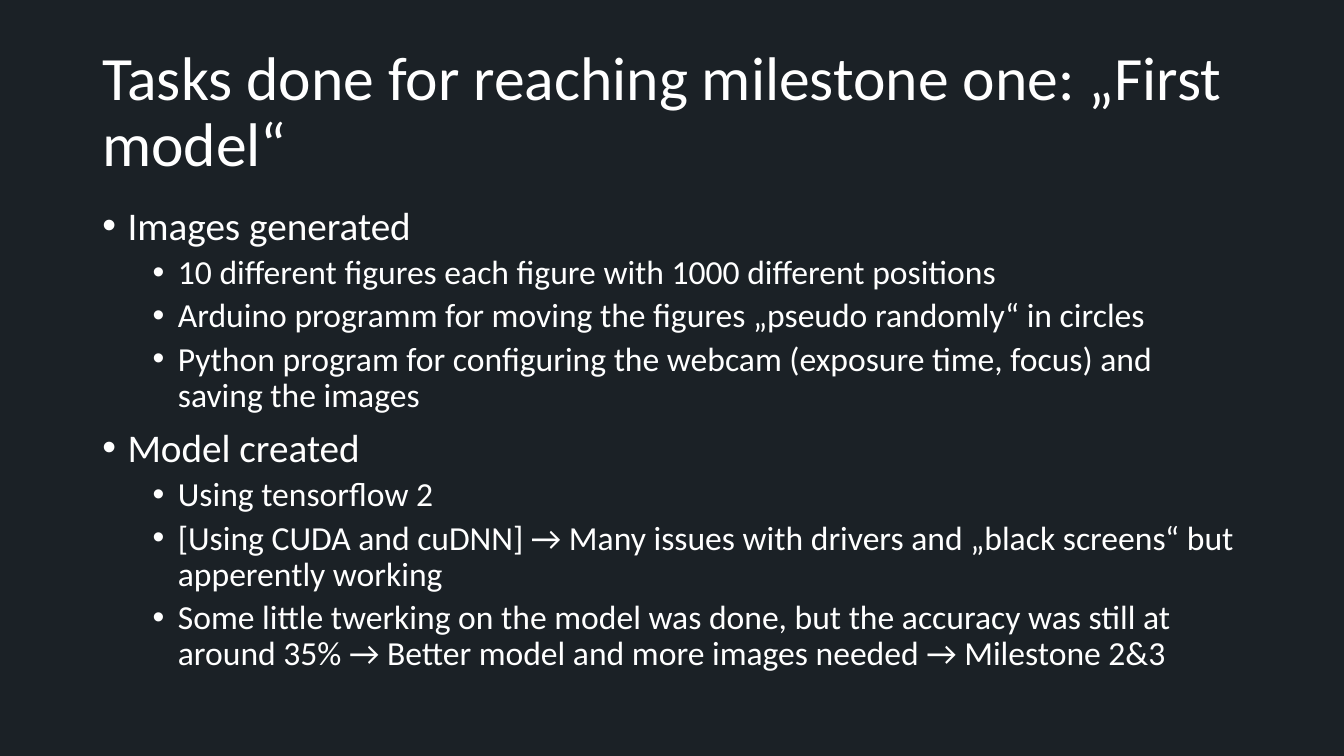
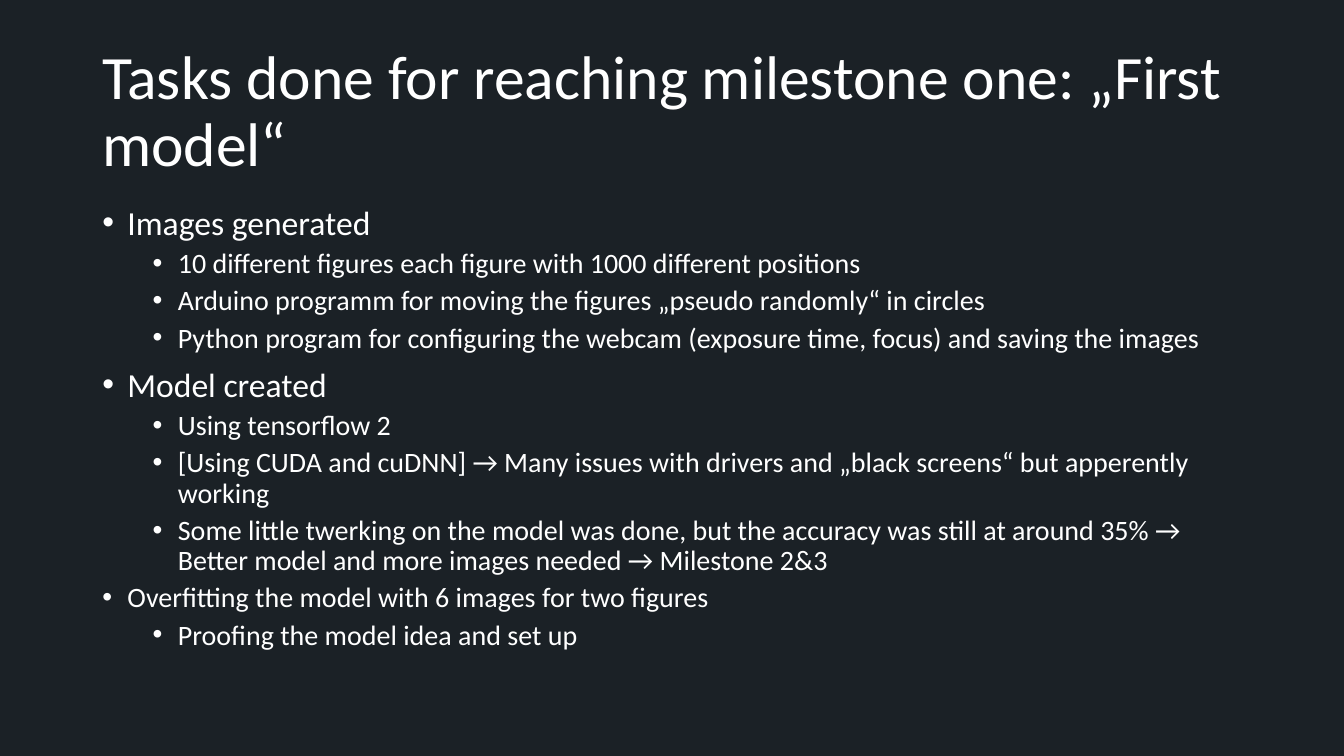
Before and after one commit to GreNait/technical-thesis, a slide deck: slide 8 of status_quo.pptx. Drawn at 1344x756 pixels with LibreOffice and Linux fonts; fonts in the diff are those of the drawing. Boxes give left, top, right and bottom in pixels: in the first picture for what was removed or moved away, otherwise in the second. Text is boxed around its words. In the diff, an @@ line names an element or a change of style, - is before the commit and + after.

Commit message:
last changes for the presentation

```diff
--- a/status_quo.pptx
+++ b/status_quo.pptx
@@ text at (127, 211, 1199, 575): size 28 to 24 pt in "Images generated", "Model created"; size 24 to 20 pt in "10 different figures each figure with 1000 ...", "Arduino programm for moving the figures „pseudo ...", "Python program for configuring the webcam (exposure ...", "Using tensorflow 2" and 2 more places @@
@@ text at (127, 587, 708, 650): paragraphs added @@
+• Overfitting the model with 6 images for two figures
+  • Proofing the model idea and set up
```
